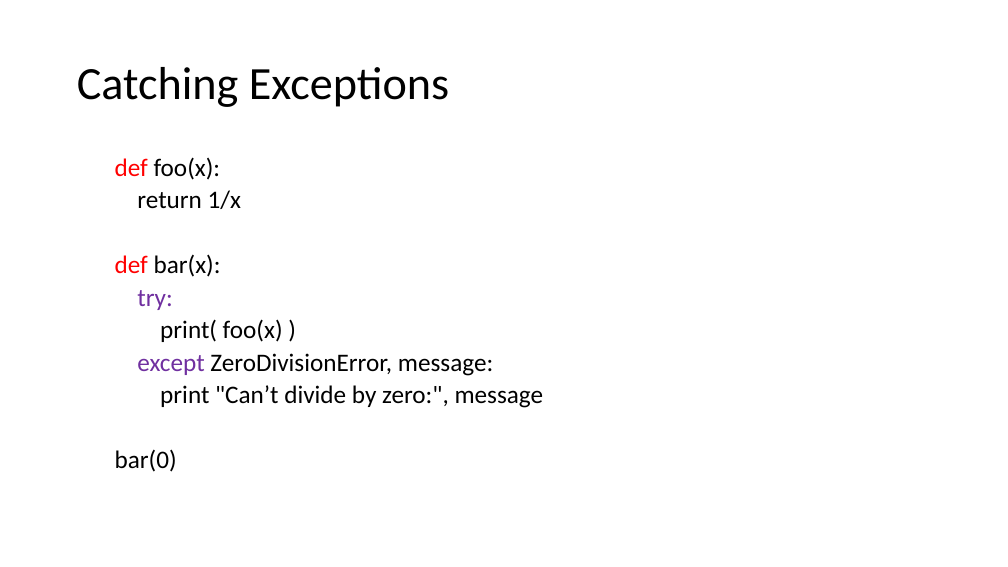
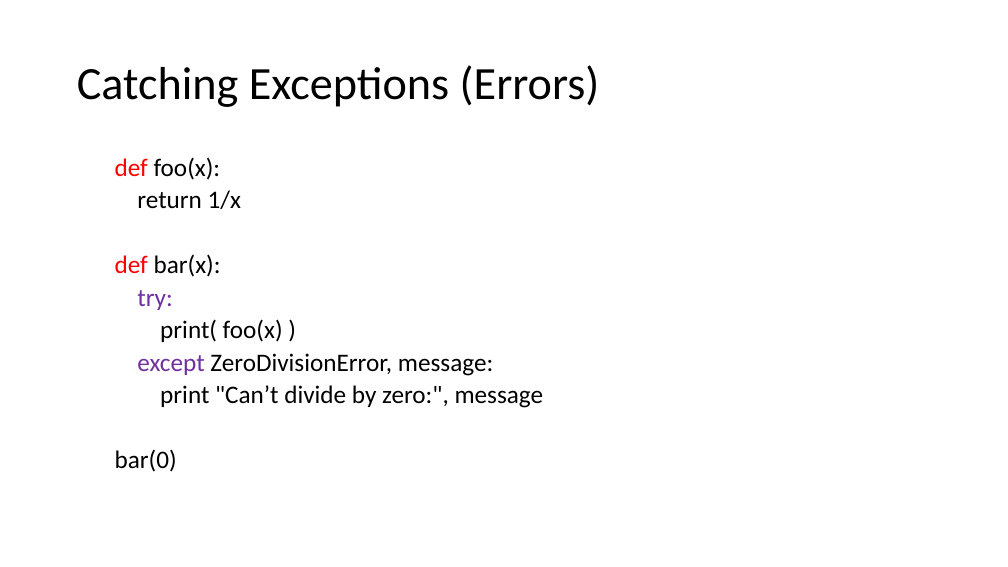
Before and after one commit to MarsUniversity/ece387-robotics, a slide deck: slide 13 of lessons/block_1_basics/lsn4-python.pptx. Drawn at 1008x567 pixels with LibreOffice and Linux fonts; fonts in the diff are those of the drawing. Boxes give left, top, right and bottom in pixels: in the first picture for what was removed or moved away, otherwise in the second. Text is boxed around its words. In the diff, an @@ line names an element or a change of style, - is before the commit and + after.

```diff
--- a/lessons/block_1_basics/lsn4-python.pptx
+++ b/lessons/block_1_basics/lsn4-python.pptx
@@ title at bbox=[77, 65, 600, 107]: text changed @@
-Catching Exceptions
+Catching Exceptions (Errors)
```
Also in this commit, not shown: 5 other slides changed.
